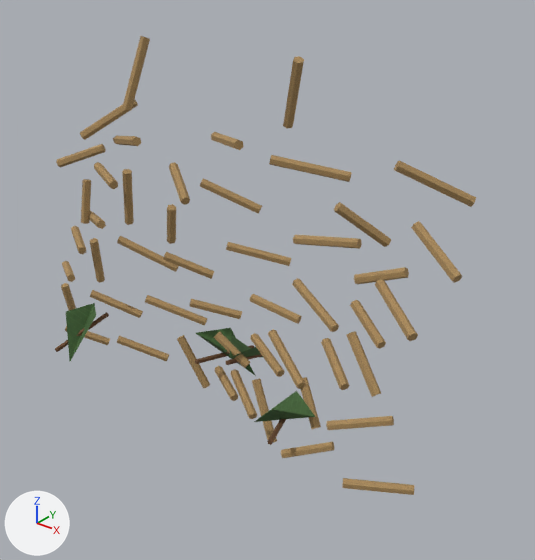
Two versions of the OBJ model Assets/ProjectOEN/ProductionArt/Meshes/environment_set_dressing/en-010_vine_cluster_set__dense.obj, one commit apart.
Before and after are seen from a camera (50 mm lens) standing at (1.175, -1.264, 1.251) and looking at (0.1, 0.08, 0.418). Arrows for +X, +Y and +Z are at lower left; the lights stay in place. The first picture is the older version. Where no turn or scale is listed for an object, it has been applied to the vertices. Vertices at exactly the same position are counted once.

Script lines for the objects in view, before the commit:
```python
me_en_010_vine_cluster_set__dense = bpy.data.meshes.new('en-010_vine_cluster_set__dense')
me_en_010_vine_cluster_set__dense.from_pydata(...)  # 736 vertices, 1240 faces; spans x -0.625..0.648, y -0.18..0.208, z 0.005..1.003
# faces by material slot: [1152, 8, 80]
me_en_010_vine_cluster_set__dense.materials.append(mat_rope)  # picture img_rope_albedo_png
me_en_010_vine_cluster_set__dense.materials.append(mat_leaf)  # picture img_leaf_albedo_png
me_en_010_vine_cluster_set__dense.materials.append(mat_wood)  # picture img_wood_albedo_png
ob_en_010_vine_cluster_set__dense = bpy.data.objects.new('en-010_vine_cluster_set__dense', me_en_010_vine_cluster_set__dense)
ob_en_010_vine_cluster_set__dense.location = (0.0, 0.0, 0.0)
```
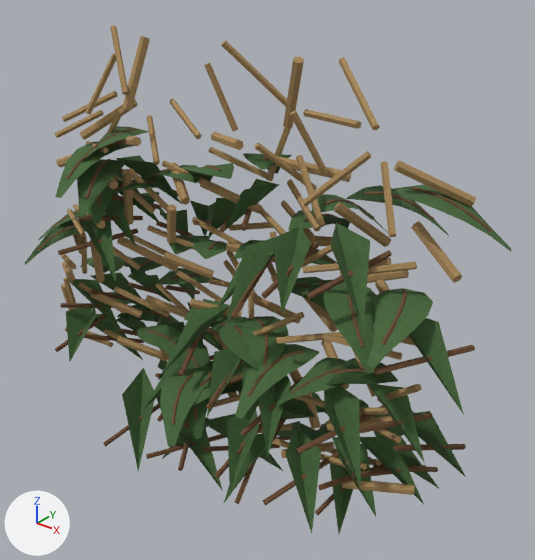
Boxes (x1, y1, x2, y2) around the edits, measured in the pictures (535 x 560 px):
'en-010_vine_cluster_set__dense', reshaped (15% wider, 11% taller): before (55, 36, 476, 495); after (25, 25, 511, 534)
part 1 of me_en_010_vine_cluster_set__dense, added: after (61, 303, 113, 308)
part 2 of me_en_010_vine_cluster_set__dense, added: after (84, 334, 144, 343)
part 3 of me_en_010_vine_cluster_set__dense, added: after (78, 216, 143, 221)
part 4 of me_en_010_vine_cluster_set__dense, added: after (90, 290, 145, 301)
part 5 of me_en_010_vine_cluster_set__dense, added: after (117, 328, 138, 336)
part 6 of me_en_010_vine_cluster_set__dense, added: after (112, 195, 162, 210)
part 7 of me_en_010_vine_cluster_set__dense, added: after (128, 282, 159, 294)
part 8 of me_en_010_vine_cluster_set__dense, added (brown): after (110, 25, 129, 95)
part 9 of me_en_010_vine_cluster_set__dense, added (mostly hidden): after (126, 235, 174, 255)
part 10 of me_en_010_vine_cluster_set__dense, added: after (165, 285, 200, 295)
part 11 of me_en_010_vine_cluster_set__dense, added: after (156, 221, 192, 235)
part 12 of me_en_010_vine_cluster_set__dense, added (green): after (25, 40, 511, 534)

What changed in the scene script:
```text
Change me_en_010_vine_cluster_set__dense:
    remove me_en_010_vine_cluster_set__dense.from_pydata(...)  # 736 vertices, 1240 faces; spans x -0.625..0.648, y -0.18..0.208, z 0.005..1.003
    add me_en_010_vine_cluster_set__dense.from_pydata(...)  # 5237 vertices, 8870 faces; spans x -0.732..0.727, y -0.258..0.258, z -0.18..1.02
    me_en_010_vine_cluster_set__dense part 1: the loose piece of 12 vertices spanning x -0.504..-0.466, y -0.18..0.007, z 0.096..0.162 is copied, and the copy is multiplied about its middle by the matrix ((0.059, 0.23, 0.992), (-0.104, 0.99, -0.224), (-1.013, -0.088, 0.081)), then moved by (-0.005, 0.057, 0.065); it spans x -0.544..-0.436, y -0.116..0.058, z 0.169..0.219
    me_en_010_vine_cluster_set__dense part 2: the loose piece of 12 vertices spanning x -0.012..0.01, y 0.021..0.207, z 0.094..0.165 is copied, and the copy is multiplied about its middle by the matrix ((0.596, 0.213, -0.96), (0.044, 1.116, 0.275), (0.982, -0.179, 0.571)), then moved by (-0.496, -0.086, -0.079); it spans x -0.546..-0.445, y -0.069..0.125, z 0.008..0.095
    me_en_010_vine_cluster_set__dense part 3: the loose piece of 12 vertices spanning x -0.504..-0.466, y -0.18..0.007, z 0.096..0.162 is copied, and the copy is multiplied about its middle by the matrix ((0.161, 0.211, 0.86), (-0.092, 0.873, -0.197), (-0.881, -0.053, 0.178)), then moved by (0.144, 0.035, 0.392); it spans x -0.391..-0.291, y -0.128..0.025, z 0.503..0.538
    me_en_010_vine_cluster_set__dense part 4: the loose piece of 12 vertices spanning x -0.096..-0.028, y -0.006..0.18, z 0.114..0.144 is copied, and the copy is multiplied about its middle by the matrix ((0.922, 0.171, 0.666), (-0.266, 1.116, 0.081), (-0.634, -0.219, 0.934)), then moved by (-0.369, -0.043, 0.082); it spans x -0.472..-0.387, y -0.054..0.141, z 0.159..0.263
    me_en_010_vine_cluster_set__dense part 5: the loose piece of 12 vertices spanning x -0.504..-0.466, y -0.18..0.007, z 0.096..0.162 is copied, and the copy is multiplied about its middle by the matrix ((-0.651, 0.071, 0.617), (-0.092, 0.873, -0.197), (-0.615, -0.206, -0.624)), then moved by (0.075, 0.16, -0.053); it spans x -0.432..-0.389, y -0.003..0.151, z 0.026..0.124
    me_en_010_vine_cluster_set__dense part 6: the loose piece of 12 vertices spanning x -0.504..-0.466, y -0.18..0.007, z 0.096..0.162 is copied, and the copy is multiplied about its middle by the matrix ((-0.358, 0.174, 0.939), (-0.104, 0.99, -0.224), (-0.949, -0.174, -0.329)), then moved by (0.158, 0.089, 0.432); it spans x -0.369..-0.283, y -0.084..0.09, z 0.518..0.604
    me_en_010_vine_cluster_set__dense part 7: the loose piece of 12 vertices spanning x -0.096..-0.028, y -0.006..0.18, z 0.114..0.144 is copied, and the copy is multiplied about its middle by the matrix ((0.363, 0.027, 0.823), (-0.208, 0.873, 0.064), (-0.797, -0.216, 0.358)), then moved by (-0.289, -0.007, 0.119); it spans x -0.364..-0.339, y 0.003..0.156, z 0.196..0.298
    me_en_010_vine_cluster_set__dense part 8: the loose piece of 12 vertices spanning x 0.222..0.294, y -0.147..0.039, z 0.123..0.137 is copied, and the copy is multiplied about its middle by the matrix ((0.376, -0.445, 0.763), (0.744, 0.607, -0.013), (-0.476, 0.596, 0.582)), then moved by (-0.532, 0.023, 0.815), in mat_rope (picture img_rope_albedo_png); it spans x -0.332..-0.217, y -0.071..0.009, z 0.87..1.018
    me_en_010_vine_cluster_set__dense part 9: the loose piece of 12 vertices spanning x -0.096..-0.028, y -0.006..0.18, z 0.114..0.144 is copied, and the copy is multiplied about its middle by the matrix ((0.694, 0.652, 0.239), (-0.694, 0.661, 0.212), (-0.02, -0.319, 0.928)), then moved by (-0.189, -0.064, 0.3), in mat_rope (picture img_rope_albedo_png); it spans x -0.331..-0.168, y -0.023..0.068, z 0.384..0.474
    me_en_010_vine_cluster_set__dense part 10: the loose piece of 12 vertices spanning x -0.096..-0.028, y -0.006..0.18, z 0.114..0.144 is copied, and the copy is multiplied about its middle by the matrix ((-0.113, -0.1, 1.009), (-0.236, 0.99, 0.072), (-0.986, -0.225, -0.132)), then moved by (-0.189, 0.032, 0.136); it spans x -0.278..-0.223, y 0.032..0.206, z 0.211..0.318
    me_en_010_vine_cluster_set__dense part 11: the loose piece of 12 vertices spanning x -0.096..-0.028, y -0.006..0.18, z 0.114..0.144 is copied, and the copy is multiplied about its middle by the matrix ((0.007, -0.064, 0.898), (-0.208, 0.873, 0.064), (-0.876, -0.208, -0.007)), then moved by (-0.169, -0.006, 0.345); it spans x -0.251..-0.211, y 0.004..0.157, z 0.425..0.524
    me_en_010_vine_cluster_set__dense part 12: 4321 vertices added at x -0.732..0.727, y -0.258..0.258, z -0.18..1.02
    other edits to the shape of me_en_010_vine_cluster_set__dense do not show in these pictures
```
